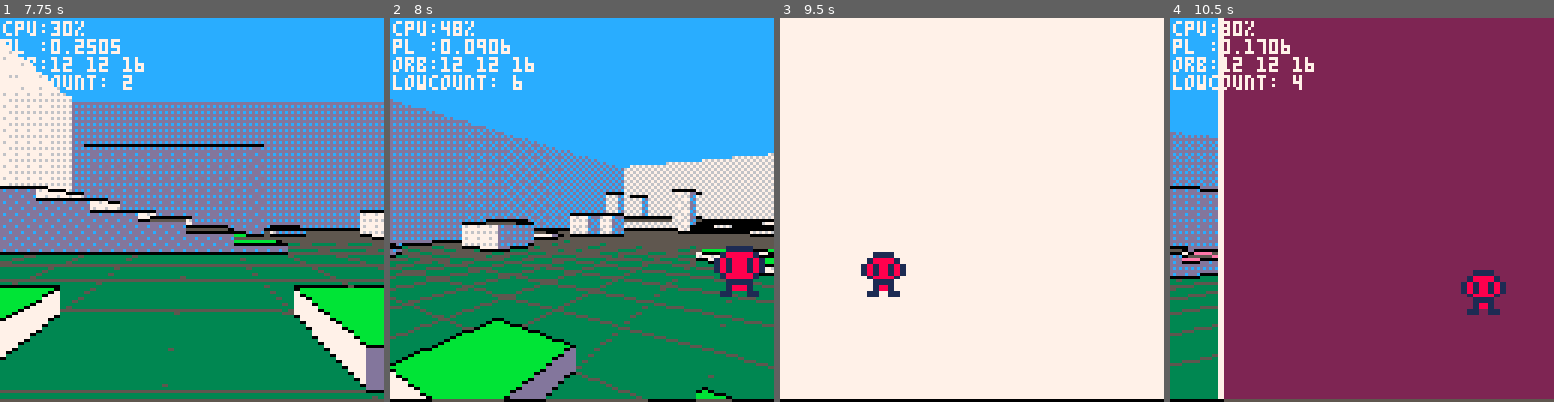
Above: before the commit, frames 1-4 (left to right).
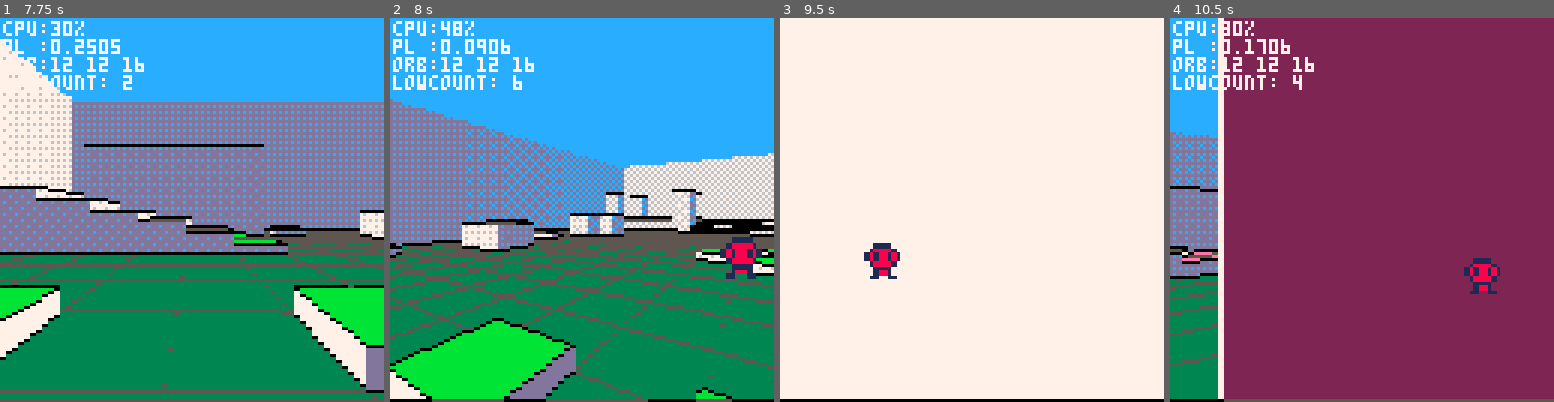
Above: after the commit, the same moments.

Repository: paloblanco/sallyneptune
Game: PICO-8 cartridge cast.p8
Same seed, same stepped clock (60 frames per second), same inputs: the game is played once before the commit and once after it.
Inputs:
- Up to frame 1 (7.75 s): tap X (X key) at 0.33, 1.07, 1.85, 2.97, 4.08, 5.2, 6.32, 7.43 s; tap O (Z key) at 0.7, 1.7, 2.1, 2.5, 2.9, 3.3, 3.7, 4.1, 4.5, 4.9, 5.3, 5.7, 6.1, 6.5, 6.9, 7.3, 7.7 s; hold Right 1.6-2.1 s; hold Up 2.15-2.42 s; hold Right 2.47-3.03 s; hold Left 3.08-3.58 s; hold Down 3.63-3.97 s; hold Right 4.02-4.68 s; hold Up 4.73-5.03 s; hold Left 5.08-5.68 s; hold Down 5.73-6.03 s; hold Right 6.08-6.58 s; hold Right 6.63-7.13 s; hold Up 7.18-7.45 s; hold Right from 7.5 s (still down)
- Up to frame 2 (8 s): keep holding Right
- Up to frame 3 (9.5 s): release Right at 8.07 s; tap O (Z key) every 0.4 s from 8.1 to 9.3 s; hold Left 8.12-8.62 s; tap X (X key) at 8.55 s; hold Down 8.67-9 s; hold Right from 9.05 s (still down)
- Up to frame 4 (10.5 s): tap X (X key) at 9.67 s; tap O (Z key) at 9.7, 10.1 s; release Right at 9.72 s; hold Up 9.77-10.07 s; hold Left from 10.12 s (still down)

Frame 1 is identical in both runs. In frame 2, 1.2% of the frame differs, in the area x 84-98%, y 57-73%; in frame 3, 0.9%; in frame 4, 0.9%.

Commit message:
sprite draw ok

Diff:
--- a/actor.lua
+++ b/actor.lua
@@ -15,7 +15,7 @@
     if (rel_ang > .5) rel_ang = rel_ang-1
     if (abs(rel_ang) > fov/2) return -- escape function if not in fov
     local dist = sqrt((dx)^2 + (dy)^2)
-    dist = dist*cos(rel_ang)
+    dist = dist*cos(rel_ang)/cos(.1)
     local sx = (-rel_ang*2/fov)*64+64
     local sy = (dz*64/dist)+64
     --circfill(sx,sy,unit/dist,11)
